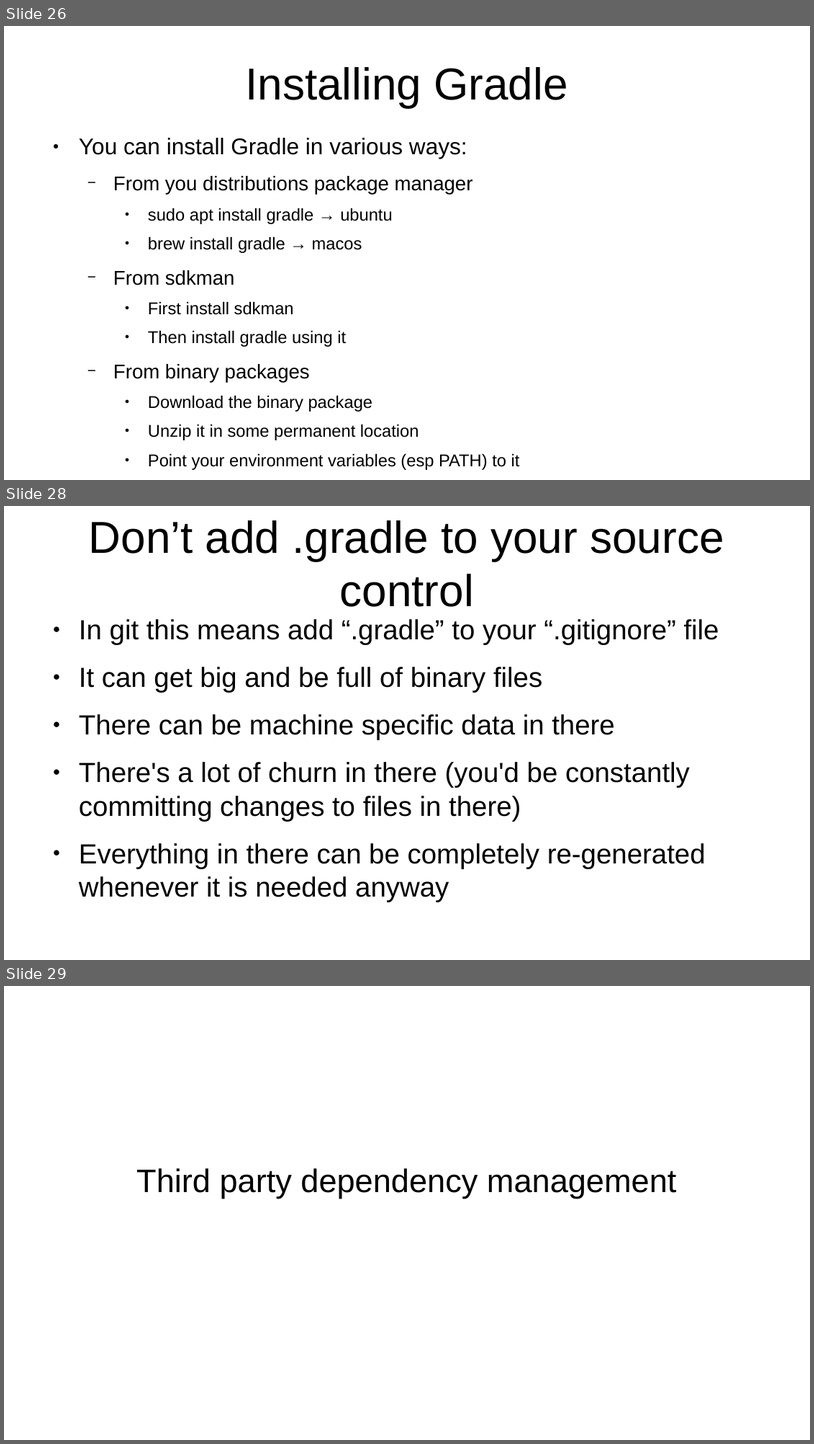
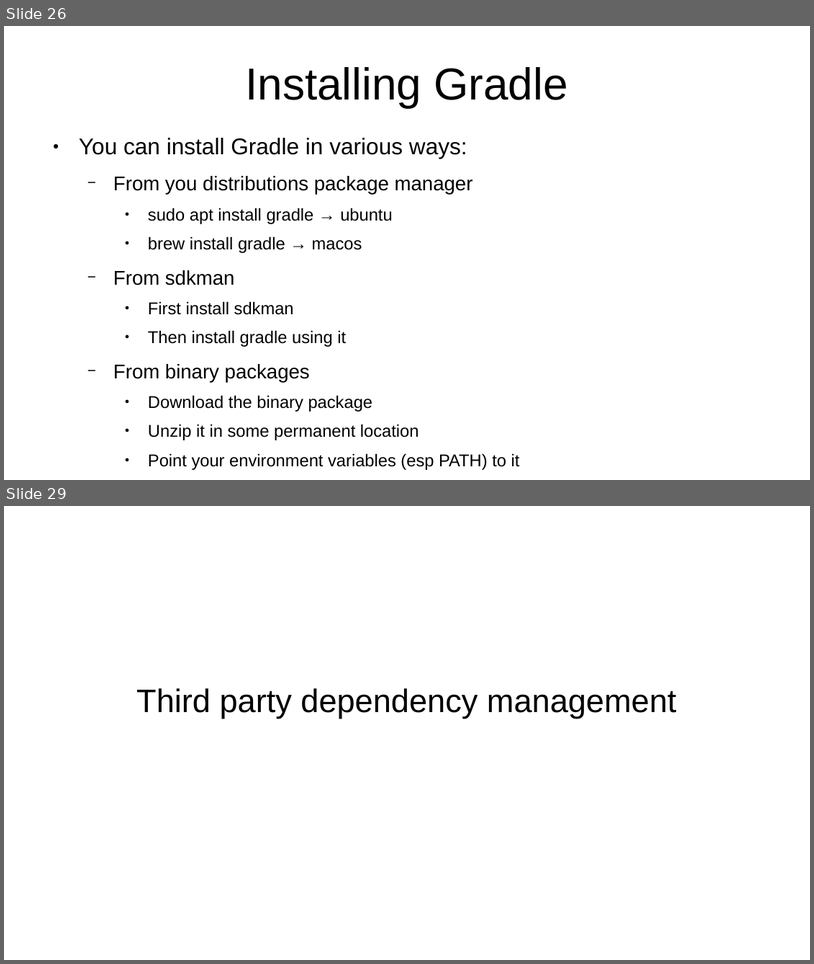
Before and after one commit to veltzer/teaching-slides, a slide deck: odp/gradle/gradle.odp. Shown one above the other, each under a label of ours: slides 26, 28 and 29 before the commit, slides 26 and 29 after it; the slides between them are not shown. The pictures are 814x1444 and 814x964 pixels, drawn with LibreOffice and Linux fonts; fonts in the diff are those of the drawing. Boxes give left, top, right and bottom in pixels: in the first picture for what was removed or moved away, otherwise in the second. Text is boxed around its words. In the diff, an @@ line names an element or a change of style, - is before the commit and + after.

Commit message:
gradle slides

```diff
--- a/odp/gradle/gradle.odp
+++ b/odp/gradle/gradle.odp
@@ slide 28 removed at [4, 506, 810, 960], background #FFFFFF @@
@@ title removed at [89, 520, 724, 607] @@
-Don’t add .gradle to your source control
@@ text removed at [79, 619, 720, 868] @@
-● In git this means add “.gradle” to your “.gitignore” file
-● It can get big and be full of binary files
-● There can be machine specific data in there
-● There's a lot of churn in there (you'd be constantly committing changes to files in there)
-● Everything in there can be completely re-generated whenever it is needed anyway
```
Also in this commit, not shown: 6 slides changed, 7 slides added.
